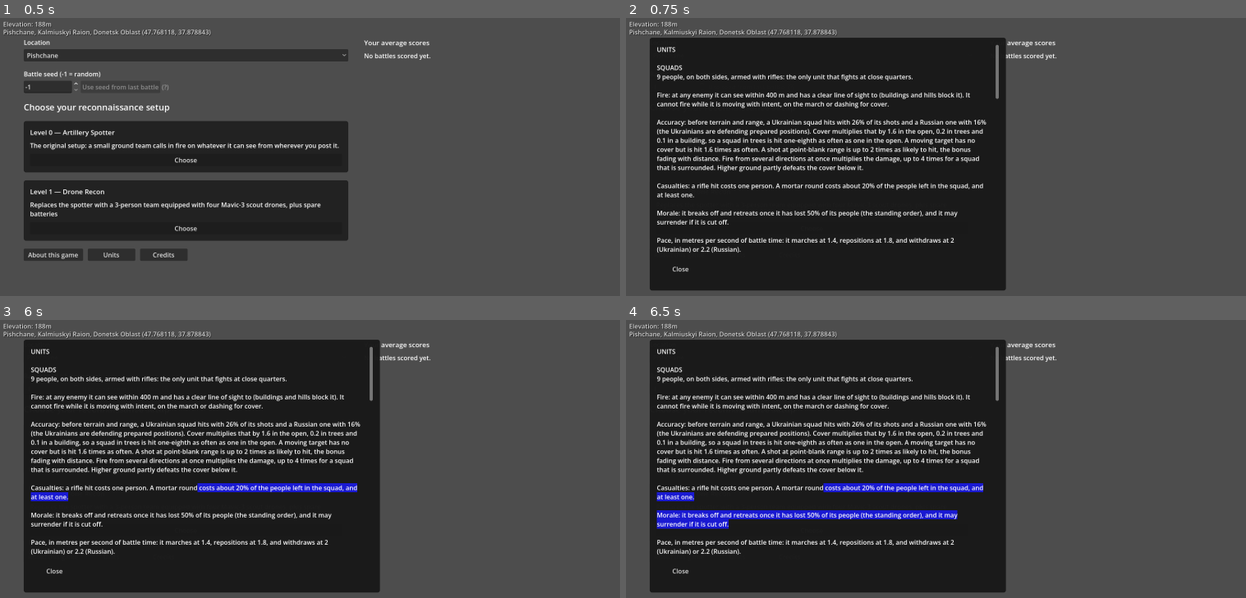
Above: before the commit, frames 1-4 (two rows, left to right).
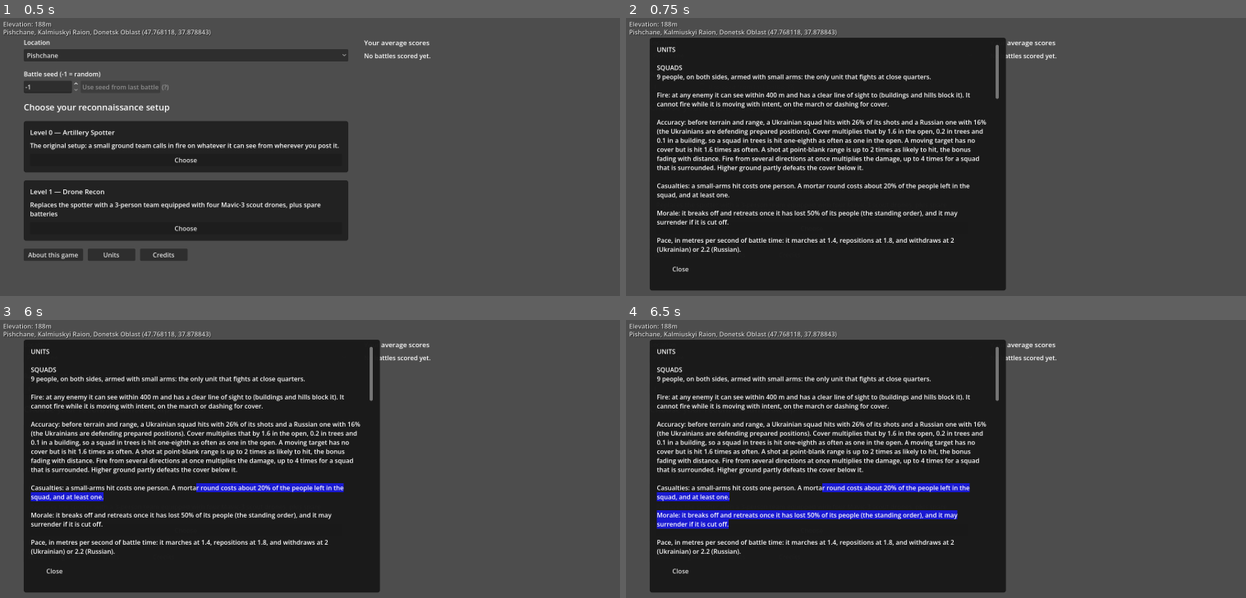
Above: after the commit, the same moments.

Repository: verybadcat/Drones
Game: Godot game, scene res://scenes/Main.tscn
The game is run twice, just before and just after one commit, with the same random seed, the same clock (stepped at 60 frames per second) and the same inputs. Sound files missing from this copy of the repository are replaced by a short silence.
Inputs (mouse positions are in pixels of both pictures, inside the frame that each line leads up to):
- Up to frame 1 (0.5 s): no input
- Up to frame 2 (0.75 s): click "Units" at 0.5 s
- Up to frame 3 (6 s): click "Pishchane" at 1.25 s; click "Choose" at 2 s; click "Choose" at 2.75 s; click "About this game" at 3.5 s; click "Credits" at 4.25 s; tap Enter at 5 s; move the mouse to (471, 456) at 5.02 s; hold D 5.03-5.75 s; tap I at 5.1 s; click (471, 456) at 5.17 s; tap Space at 5.75 s; drag from (198, 484) to (297, 531) at 5.77 s
- Up to frame 4 (6.5 s): no input

Frame 1 is identical in both runs. In frame 2, 1.0% of the frame differs, in the area x 5-58%, y 20-66%; in frame 3, 1.2%; in frame 4, 1.2%.

Commit message:
Units page says small arms; research record on small-arms mechanics and suppression (no mechanics changed)
Co-Authored-By: Claude Sonnet 5.5 <noreply@anthropic.com>

Diff:
--- a/scripts/level_select_screen.gd
+++ b/scripts/level_select_screen.gd
@@ -572,13 +572,13 @@
 	lines.append("UNITS")
 	lines.append("")
 	lines.append("SQUADS")
-	lines.append("%d people, on both sides, armed with rifles: the only unit that fights at close quarters." % squad_u.max_pips)
+	lines.append("%d people, on both sides, armed with small arms: the only unit that fights at close quarters." % squad_u.max_pips)
 	lines.append("")
 	lines.append("Fire: at any enemy it can see within %s and has a clear line of sight to (buildings and hills block it). It cannot fire while it is moving with intent, on the march or dashing for cover." % _metres(GameConfig.SQUAD_ENGAGEMENT_RANGE / ppm))
 	lines.append("")
 	lines.append("Accuracy: before terrain and range, a Ukrainian squad hits with %s of its shots and a Russian one with % …(842 unchanged characters)…
 	lines.append("")
-	lines.append("Casualties: a rifle hit costs one person. A mortar round costs about %s of the people left in the squad, and at least one." % _pct(GameConfig.MORTAR_CASUALTY_FRACTION))
+	lines.append("Casualties: a small-arms hit costs one person. A mortar round costs about %s of the people left in the squad, and at least one." % _pct(GameConfig.MORTAR_CASUALTY_FRACTION))
 	lines.append("")
 	lines.append("Morale: it breaks off and retreats once it has lost %s of its people (the standing order), and it may surrender if it is cut off." % _pct(squad_u.retreat_threshold))
 	lines.append("")
@@ -587,7 +587,7 @@
 	lines.append("Eyes: it notices enemies out to %s in the open, %s farther from higher ground, and %s times as readily w …(225 unchanged characters)…
 	lines.append("")
 	lines.append("MORTARS")
-	lines.append("Crew-served indirect fire: it can hit whatever its side can see, from far beyond rifle range.")
+	lines.append("Crew-served indirect fire: it can hit whatever its side can see, from far beyond small-arms range.")
 	lines.append("")
 	lines.append("Crew: %d for the Ukrainians, %d for the Russians. A hit is decisive: it wounds or kills several of the crew at once, and a crew that breaks usually abandons the gun." % [mortar_u.crew_size, mortar_r.crew_size])
 	lines.append("")
@@ -628,7 +628,7 @@
 	lines.append("")
 	lines.append("Eyes: it sees out to %s, the chance of noticing something falling off with the square of the distance fr …(282 unchanged characters)…
 	lines.append("")
-	lines.append("Risk: mortars and rifles cannot hit it. A person on the ground  …(310 unchanged characters)…
+	lines.append("Risk: mortars and small arms cannot hit it. A person on the ground  …(310 unchanged characters)…
 	for u in [squad_u, squad_r, mortar_u, mortar_r, drone_team]:
 		u.free()
 	return "\n".join(lines)
--- /dev/null
+++ b/tools/research/casualty_sources_sim.gd
@@ -0,0 +1,65 @@
+extends SceneTree
+## Result of 2026-10-09 (12 battles per map and recon mode, 96 battles, seeds 1000-1011, default doctrine, 3,070 casualties in all): small arms
+## caused 71% of casualties and mortar rounds 29% (Ukrainian squads 1,405, Russian squads 763, Ukrainian mortar 291, Russian mortars 611).
+## By map and mode the small-arms share ran from 64% (Pervomaiske, drone) to 78% (Svystunivka, spotter). For comparison, artillery and
+## mortars caused (Bailey 2004, quoting Bellamy 1986): WWI 45% of Russian and 58% of British casualties on the Western Front; WWII 75% of
+## British casualties in North Africa, 51% of Soviet (61% in 1945) and 70% of German on the Eastern Front; Korea 60% of US casualties.
+## Research harness (the folder is ignored by Godot: copy it under scripts/ to run): in our own battles, what share of the casualties are
+## caused by mortar rounds and what share by small arms? Compares with the historical shares of artillery and mortars (about half to
+## three-quarters of battlefield casualties in the industrial wars). Default doctrine, every map, both recon modes.
+const TestBattleManagerScript := preload("res://scripts/tests/test_battle_manager.gd")
+const TestCombatLogScript := preload("res://scripts/tests/test_combat_log.gd")
+
+const TRIALS := 12
+const MAX_TICKS := 30000
+const TICK_DELTA := 0.5
+
+func _initialize() -> void:
+	call_deferred("run")
+
+func doctrine(mode: GameConfig.ReconMode) -> Dictionary:
+	var squads: Array[Dictionary] = []
+	for pos in GameConfig.CURRENT_MAP.player.default_squad_positions:
+		squads.append({"position": pos, "retreat_threshold": 0.5})
+	return {
+		"squads": squads,
+		"mortar": {"position": GameConfig.CURRENT_MAP.player.mortar_default_position, "shoot_and_scoot": true},
+		"spotter": {"position": GameConfig.CURRENT_MAP.player.spotter_default_position},
+		"recon_mode": mode,
+	}
+
+func run() -> void:
+	var grand := {"squad_ua": 0, "squad_ru": 0, "mortar_ua": 0, "mortar_ru": 0}
+	for map_id in GameConfig.MAPS.keys():
+		GameConfig.set_active_map(map_id)
+		for mode in [GameConfig.ReconMode.SPOTTER, GameConfig.ReconMode.DRONE_TEAM]:
+			var tot := {"squad_ua": 0, "squad_ru": 0, "mortar_ua": 0, "mortar_ru": 0}
+			for t in TRIALS:
+				seed(1000 + t)
+				var bm = TestBattleManagerScript.new()
+				root.add_child(bm)
+				var log = TestCombatLogScript.new()
+				bm.start_battle(doctrine(mode), log)
+				var ticks := 0
+				while not bm.battle_over and ticks < MAX_TICKS:
+					bm._process(TICK_DELTA)
+					ticks += 1
+				for row in bm.unit_combat_stats.rows.values():
+					var key := ""
+					if row.kind == Unit.Kind.SQUAD:
+						key = "squad_ua" if row.team == Unit.Team.PLAYER else "squad_ru"
+					elif row.kind == Unit.Kind.MORTAR:
+						key = "mortar_ua" if row.team == Unit.Team.PLAYER else "mortar_ru"
+					if key != "":
+						tot[key] += int(row.casualties)
+				if bm.combat_log != null and is_instance_valid(bm.combat_log):
+					bm.combat_log.free()
+				bm.queue_free()
+				await process_frame
+			var all: float = float(tot.squad_ua + tot.squad_ru + tot.mortar_ua + tot.mortar_ru)
+			print("%-12s %-10s casualties %d over %d battles: small arms %d (%.0f%%; Ukr %d, Rus %d), mortars %d (%.0f%%; Ukr %d, Rus %d)" % [map_id, "drone" if mode == GameConfig.ReconMode.DRONE_TEAM else "spotter", all, TRIALS, tot.squad_ua + tot.squad_ru, 100.0 * float(tot.squad_ua + tot.squad_ru) / maxf(all, 1.0), tot.squad_ua, tot.squad_ru, tot.mortar_ua + tot.mortar_ru, 100.0 * float(tot.mortar_ua + tot.mortar_ru) / maxf(all, 1.0), tot.mortar_ua, tot.mortar_ru])
+			for k in tot:
+				grand[k] += tot[k]
+	var g: float = float(grand.squad_ua + grand.squad_ru + grand.mortar_ua + grand.mortar_ru)
+	print("ALL: casualties %d: small arms %.0f%%, mortars %.0f%% (Ukrainian mortar %d, Russian mortars %d; Ukrainian squads %d, Russian squads %d)" % [g, 100.0 * float(grand.squad_ua + grand.squad_ru) / maxf(g, 1.0), 100.0 * float(grand.mortar_ua + grand.mortar_ru) / maxf(g, 1.0), grand.mortar_ua, grand.mortar_ru, grand.squad_ua, grand.squad_ru])
+	quit()
Not shown, changed: docs/designs/tactical-commander-doctrine.md
